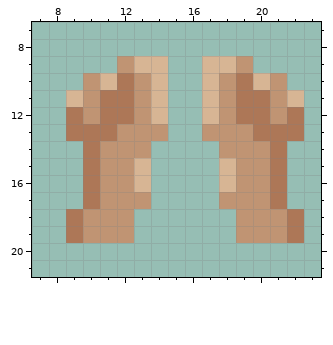
Pixel-art file, stored at Art/SourceFiles/fee.ase. The picture above was drawn from the file before the commit.
32x32 pixels, 1 frame. Shown: x 7..23, y 7..21.
After the commit:
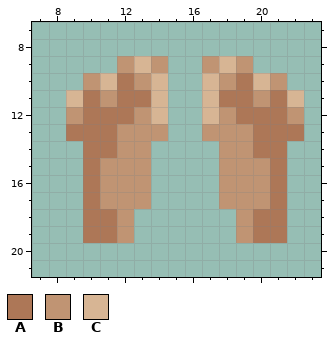
Palette (. is transparent): A #ad7757  B #c09473  C #d7b594
Change:
@@ x 7..23 @@
  8 .................
- 9 .....BCC..CCB....
+ 9 .....BCB..BCB....
 10 ...BCABC..CBACB..
-11 ..CBAABC..CBAABC.
-12 ..ABAABC..CBAABA.
+11 ..CABAAC..CAABAC.
+12 ..BAAABC..CBAAAB.
 13 ..AAABBB..BBBAAA.
-14 ...ABBB....BBBA..
-15 ...ABBC....CBBA..
-16 ...ABBC....CBBA..
+14 ...AABB....BBAA..
+15 ...ABBB....BBBA..
+16 ...ABBB....BBBA..
 17 ...ABBB....BBBA..
-18 ..ABBB......BBBA.
-19 ..ABBB......BBBA.
+18 ...AAB......BAA..
+19 ...AAB......BAA..
 20 .................
